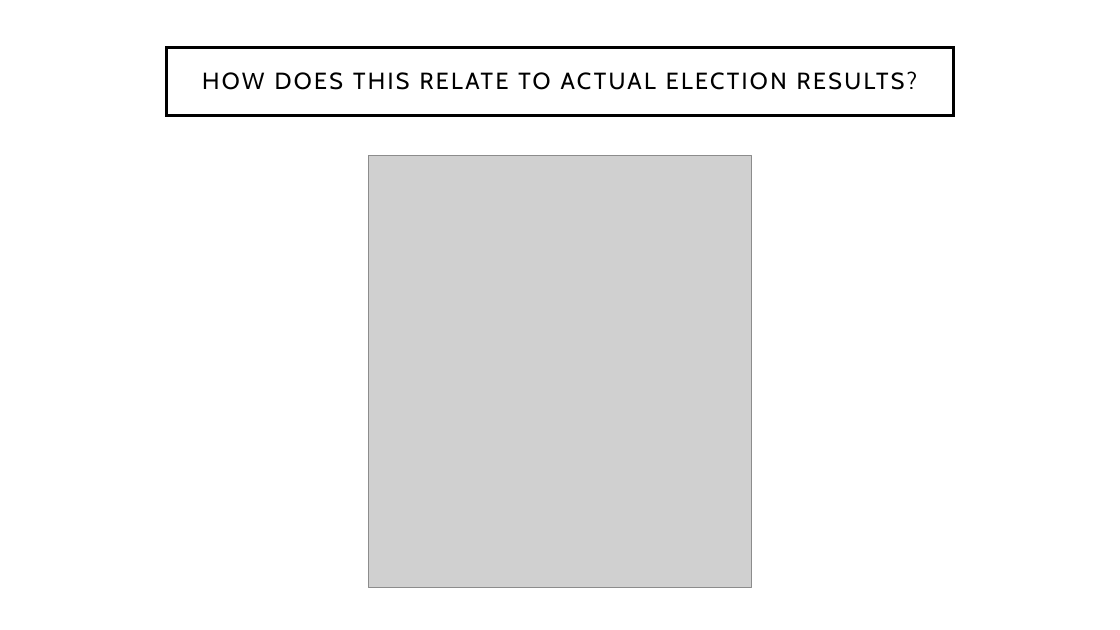
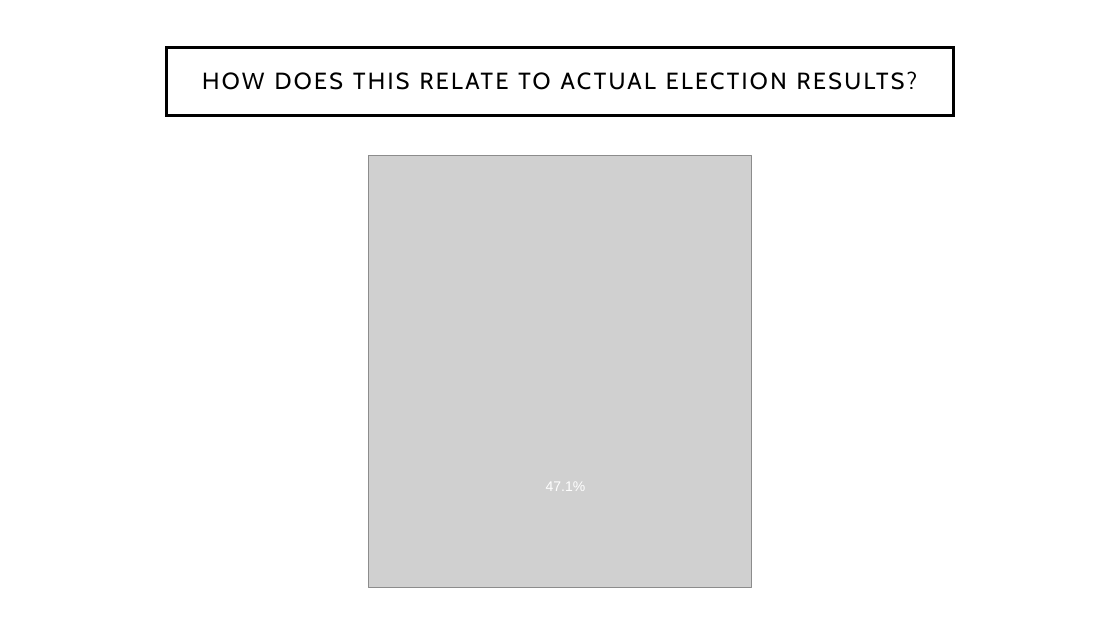
Before and after one commit to hannahhuntoon/project1, a slide deck: slide 11 of NC, HH, SM - Project 1.pptx. Drawn at 1120x630 pixels with LibreOffice and Linux fonts; fonts in the diff are those of the drawing; grey boxes stand for pictures; background and template pictures are left out. Boxes give left, top, right and bottom in pixels: in the first picture for what was removed or moved away, otherwise in the second. Text is boxed around its words. In the diff, an @@ line names an element or a change of style, - is before the commit and + after.

```diff
--- a/NC, HH, SM - Project 1.pptx
+++ b/NC, HH, SM - Project 1.pptx
@@ text added at (546,482,586,491), 12 pt, text #FFFFFF @@
+47.1%
```
Also in this commit, not shown: 1 other file.
